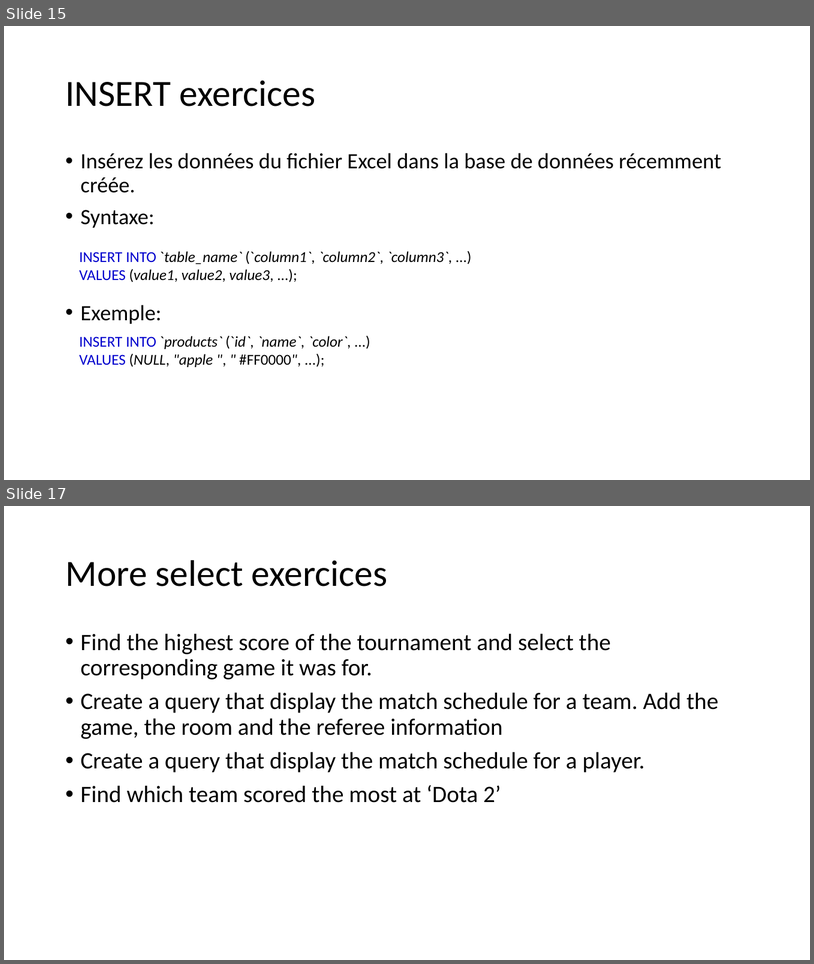
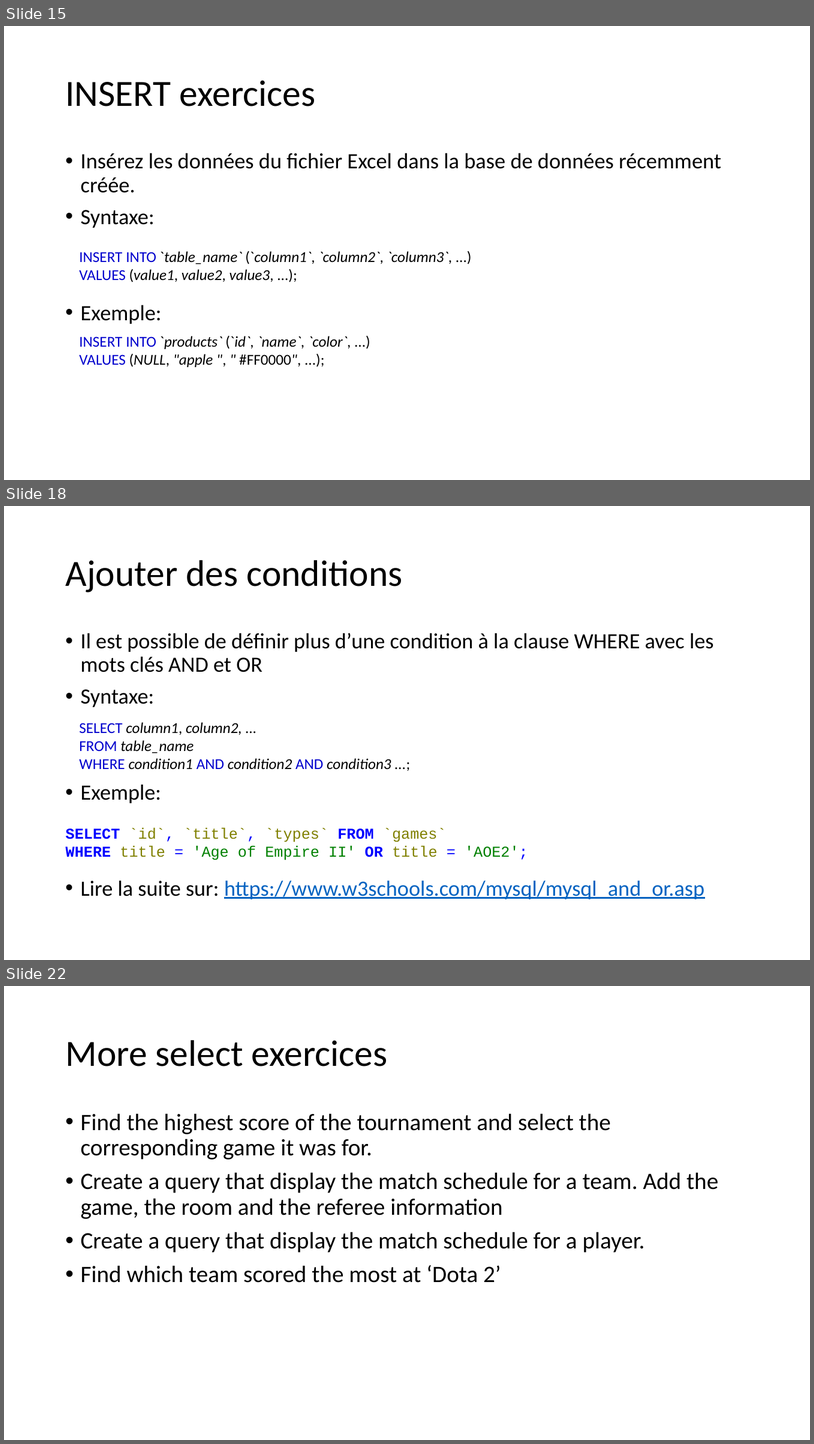
Before and after one commit to zeemil/ecoleit-1sql, a slide deck: Exercices SQL.pptx. Shown one above the other, each under a label of ours: slides 15 and 17 before the commit, slides 15, 18 and 22 after it; the slides between them are not shown. The pictures are 814x964 and 814x1444 pixels, drawn with LibreOffice and Linux fonts; fonts in the diff are those of the drawing. Boxes give left, top, right and bottom in pixels: in the first picture for what was removed or moved away, otherwise in the second. Text is boxed around its words. In the diff, an @@ line names an element or a change of style, - is before the commit and + after.

```diff
--- a/Exercices SQL.pptx
+++ b/Exercices SQL.pptx
@@ slide 18 added at [4, 506, 810, 960], background #FFFFFF @@
@@ title added at [65, 560, 402, 592], 44 pt, text #000000 @@
+Ajouter des conditions
@@ text added at [81, 633, 714, 899], 25.9 pt, text #000000 @@
+• Il est possible de définir plus d’une condition à la clause WHERE avec les mots clés AND et OR
+• Syntaxe:
+• Exemple:
+• Lire la suite sur: https://www.w3schools.com/mysql/mysql_and_or.asp
@@ text added at [79, 722, 391, 769], 18 pt, text #000000, italic @@
+SELECT column1, column2, ...
+FROM table_name
+WHERE condition1 AND condition2 AND condition3 ...;
@@ text added at [66, 828, 528, 860], 18 pt, text #808000 @@
+SELECT `id`, `title`, `types` FROM `games`
+WHERE title = 'Age of Empire II' OR title = 'AOE2';
@@ what was slide 17 is now slide 22 @@
```
Also in this commit, not shown: 2 slides changed, 5 other slides added, 1 other file.
